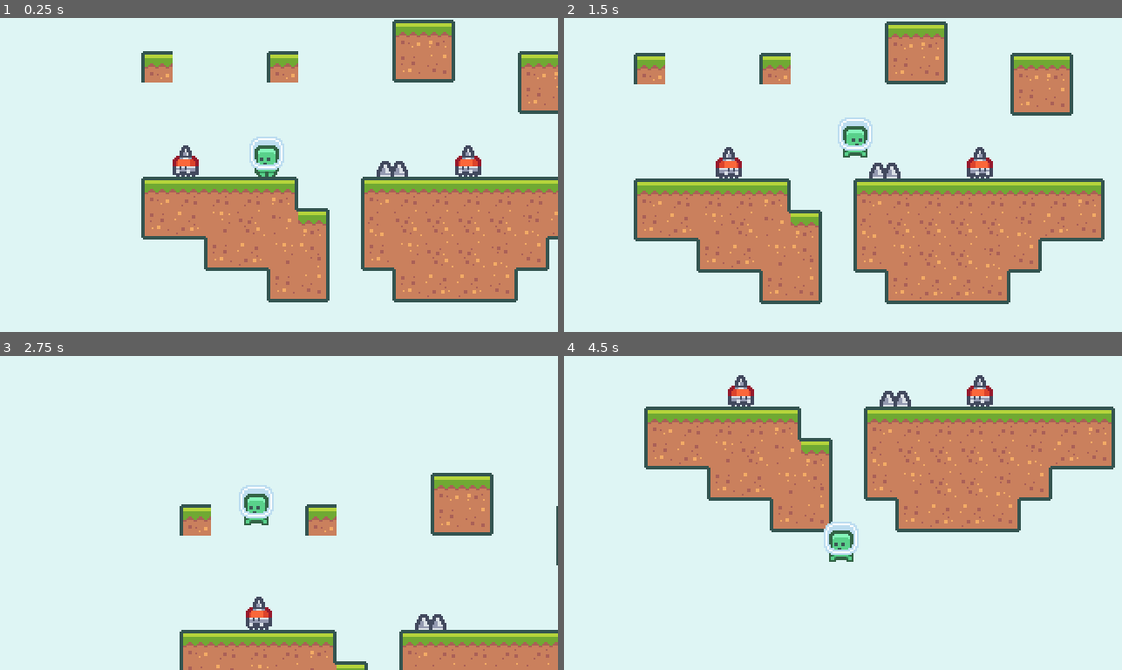
Above: before the commit, frames 1-4 (two rows, left to right).
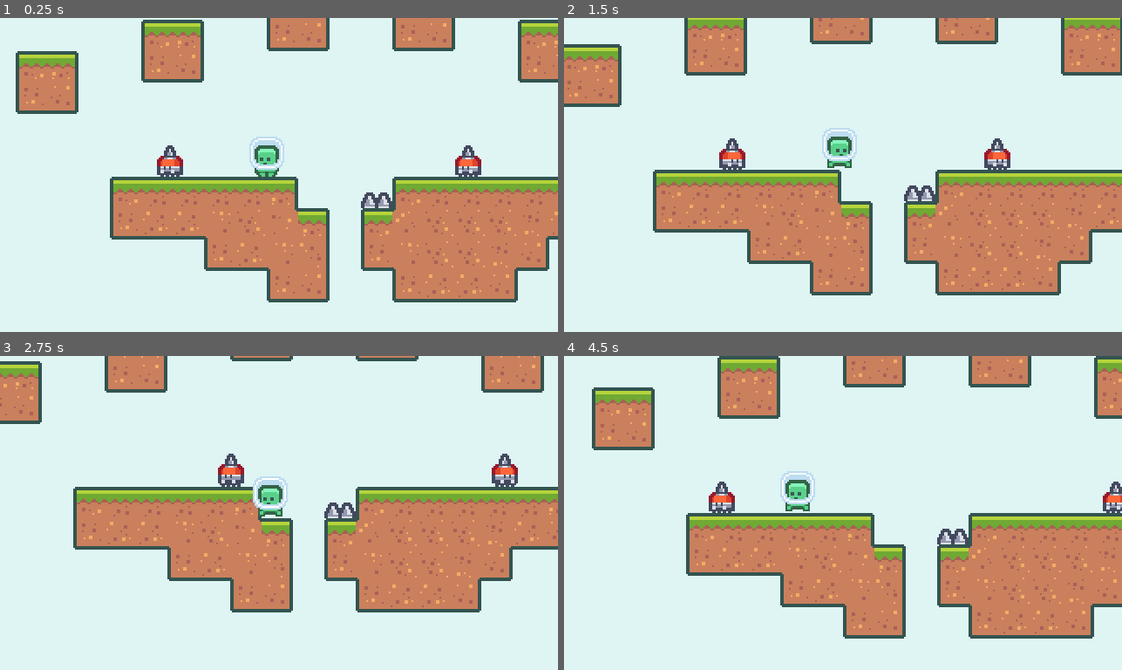
Above: after the commit, the same moments.

Repository: nahuakang/2dplatformer
Game: Godot game, scene res://scenes/BaseLevel.tscn
Two runs of this game, one before a commit and one after it. Both use one fixed random seed, a clock stepped at 60 frames per second and the inputs below. This scene is started directly instead of the project's main scene.
Inputs:
- Up to frame 1 (0.25 s): no input
- Up to frame 2 (1.5 s): hold W (jump) 0.53-1.28 s; hold D (move_right) from 0.53 s (still down); tap Shift (dash, bound only after the commit) at 0.6 s; tap W (jump) at 1.35 s
- Up to frame 3 (2.75 s): tap W (jump) at 1.52, 1.82 s; tap Shift (dash, bound only after the commit) at 1.55, 2.1 s; release D (move_right) at 2.03 s; hold A (move_left) from 2.03 s (still down); hold W (jump) from 2.03 s (still down)
- Up to frame 4 (4.5 s): release A (move_left) at 2.78 s; release W (jump) at 2.78 s; hold D (move_right) 2.78-4.28 s; tap Shift (dash, bound only after the commit) at 2.85, 4.35 s; tap W (jump) at 3.02, 3.32 s; hold W (jump) 3.53-4.28 s; hold A (move_left) from 4.28 s (still down)

The runs differ from the first frame. In frame 1, 13% of the frame differs, in the area x 2-100%, y 0-71%; in frame 2, 36%; in frame 3, 38%; in frame 4, 53%, in the area x 5-100%, y 0-90%.

Commit message:
Add dash movement to player

Diff:
--- a/project.godot
+++ b/project.godot
@@ -79,6 +79,11 @@
 , Object(InputEventKey,"resource_local_to_scene":false,"resource_name":"","device":0,"alt":false,"shift":false,"control":false,"meta":false,"command":false,"pressed":false,"scancode":32,"physical_scancode":0,"unicode":0,"echo":false,"script":null)
  ]
 }
+dash={
+"deadzone": 0.5,
+"events": [ Object(InputEventKey,"resource_local_to_scene":false,"resource_name":"","device":0,"alt":false,"shift":false,"control":false,"meta":false,"command":false,"pressed":false,"scancode":16777237,"physical_scancode":0,"unicode":0,"echo":false,"script":null)
+ ]
+}
 
 [layer_names]
 
--- a/scenes/BaseLevel.tscn
+++ b/scenes/BaseLevel.tscn
@@ -12,7 +12,7 @@
 script = ExtResource( 3 )
 
 [node name="TileMap" parent="." instance=ExtResource( 1 )]
-tile_data = PoolIntArray( -196609, 0, 0, -262144, 0, 2, -131081, 0, 0, -131077, 0, 0, -131073, 0, 131072, -196608, 0, 131074, -196605, 0, 0, -196604, 0, 2, -131069, 0, 131072, -131068, 0, 131074, -65529, 0, 0, -65528, 0, 2, 7, 0, 131072, 8, 0, 131074, 131063, 0, 0, 131064, 0, 1, 131065, 0, 1, 131066, 0, 1, 131067, 0, 2, 131070, 0, 0, 131071, 0, 1, 65536, 0, 1, 65537, 0, 1, 65538, 0, 1, 65539, 0, 1, 65540, 0, 1, 65541, 0, 2, 196599, 0, 131072, 196600, 0, 131073, 196601, 0, 4, 196602, 0, 65537, 196603, 0, 65539, 196604, 0, 2, 196606, 0, 65536, 196607, 0, 65537, 131072, 0, 65537, 131073, 0, 65537, 13 …(354 unchanged characters)…
+tile_data = PoolIntArray( -262149, 0, 0, -262148, 0, 2, -262145, 0, 0, -327680, 0, 2, -196617, 0, 0, -196616, 0, 2, -196613, 0, 131072, -196612, 0, 131074, -196609, 0, 131072, -262144, 0, 131074, -262141, 0, 0, -262140, 0, 2, -131085, 0, 0, -131084, 0, 2, -131081, 0, 131072, -131080, 0, 131074, -196605, 0, 131072, -196604, 0, 131074, -196602, 0, 0, -65549, 0, 131072, -65548, 0, 131074, -65529, 0, 0, -65528, 0, 2, 7, 0, 131072, 8, 0, 131074, 131062, 0, 0, 131063, 0, 1, 131064, 0, 1, 131065, 0, 1, 131066, 0, 1, 131067, 0, 2, 131071, 0, 0, 65536, 0, 1, 65537, 0, 1, 65538, 0, 1, 65539, 0, 1, 65540, 0, 1, 65541, 0, 2, 196598, 0, 131072, 196599, 0, 131073, 196600, 0, 131073, 196601, 0, 4, 196602, 0, 65537, 196603, 0, 65539, 196604, 0, 2, 196606, 0, 0, 196607, 0, 65540, 131072, 0, 65537, 131073, 0, 65537, 13 …(354 unchanged characters)…
 
 [node name="Player" parent="." instance=ExtResource( 5 )]
 position = Vector2( -90, 18 )
@@ -20,22 +20,22 @@
 [node name="GameCamera" parent="." instance=ExtResource( 4 )]
 
 [node name="Spikes" parent="." instance=ExtResource( 2 )]
-position = Vector2( -18, 18 )
+position = Vector2( -27, 36 )
 
 [node name="Enemy" parent="." instance=ExtResource( 6 )]
-position = Vector2( -126, 18 )
+position = Vector2( -135, 18 )
 
 [node name="Enemy2" parent="." instance=ExtResource( 6 )]
 position = Vector2( 36, 18 )
 
 [node name="EnemyGoal" parent="." instance=ExtResource( 7 )]
-position = Vector2( 108, 18 )
+position = Vector2( 117, 18 )
 
 [node name="EnemyGoal2" parent="." instance=ExtResource( 7 )]
 position = Vector2( -72, 18 )
 
 [node name="EnemyGoal3" parent="." instance=ExtResource( 7 )]
-position = Vector2( -162, 18 )
+position = Vector2( -180, 18 )
 
 [node name="EnemyGoal4" parent="." instance=ExtResource( 7 )]
-position = Vector2( -9, 18 )
+position = Vector2( -18, 18 )
--- a/scenes/Player.gd
+++ b/scenes/Player.gd
@@ -2,18 +2,41 @@
 
 signal died
 
+enum State { NORMAL, DASH }
+
 var gravity = 1000
 var velocity = Vector2.ZERO
+
 var max_horizontal_speed = 150
 var horizontal_acceleration = 2500
+
+var max_dash_speed = 500
+var min_dash_speed = 200
+var is_state_new = true
+
 var jump_speed = 360
 var jump_termination_multiplier = 4
 var has_double_jump = false
+
+var current_state = State.NORMAL
 
 func _ready() -> void:
 	$HazardArea.connect("area_entered", self, "on_hazard_area_entered")
 
 func _process(delta: float) -> void:
+	match current_state:
+		State.NORMAL:
+			process_normal(delta)
+		State.DASH:
+			process_dash(delta)
+
+	is_state_new = false
+
+func change_state(new_state) -> void:
+	current_state = new_state
+	is_state_new = true
+
+func process_normal(delta: float) -> void:
 	var move_vector = get_movement_vector()
 
 	velocity.x += move_vector.x * horizontal_acceleration * delta
@@ -45,7 +68,28 @@
 	if (is_on_floor()):
 		has_double_jump = true
 
+	if (Input.is_action_just_pressed("dash")):
+		call_deferred("change_state", State.DASH)
+
 	update_animation()
+
+func process_dash(delta: float) -> void:
+	if (is_state_new):
+		$AnimatedSprite.play("jump")
+		var move_vector = get_movement_vector()
+		var velocity_mod = 1
+
+		if (move_vector.x != 0):
+			velocity_mod = sign(move_vector.x)
+		else:
+			velocity_mod = 1 if $AnimatedSprite.flip_h else -1
+		velocity = Vector2(max_dash_speed * velocity_mod, 0)
+
+	velocity = move_and_slide(velocity, Vector2.UP)
+	velocity.x = lerp(0, velocity.x, pow(2, -8 * delta))
+
+	if (abs(velocity.x) < min_dash_speed):
+		call_deferred("change_state", State.NORMAL)
 
 func get_movement_vector() -> Vector2:
 	var move_vector = Vector2.ZERO
